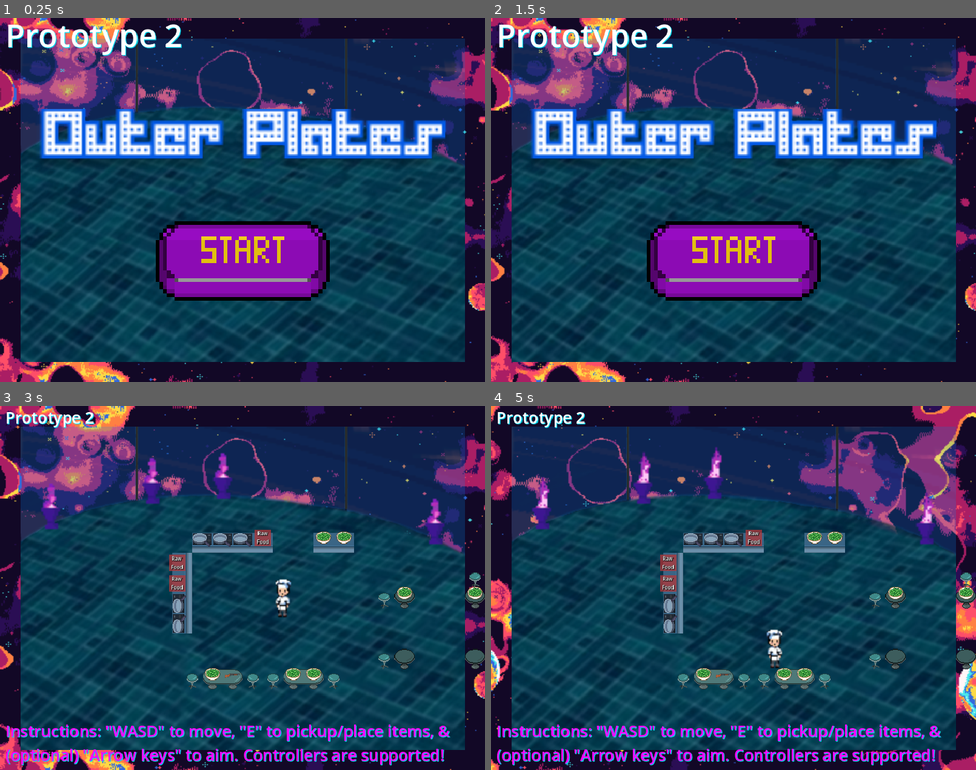
Above: before the commit, frames 1-4 (two rows, left to right).
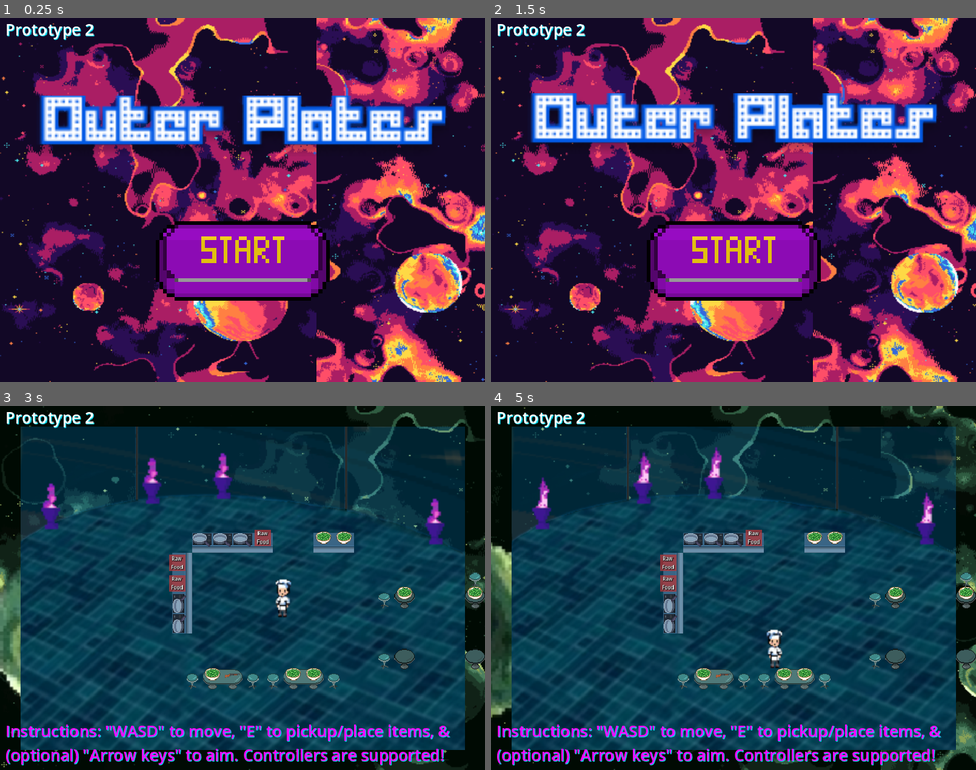
Above: after the commit, the same moments.

Repository: Alexander-Worley/Outer-Plates
Game: Godot game, scene res://Scenes/MainMenu/mainMenu.tscn
The game is run twice, just before and just after one commit, with the same random seed, the same clock (stepped at 60 frames per second) and the same inputs.
Inputs (mouse positions are in pixels of both pictures, inside the frame that each line leads up to):
- Up to frame 1 (0.25 s): no input
- Up to frame 2 (1.5 s): click (733, 261) at 0.5 s; click "Main Menu" at 1.25 s
- Up to frame 3 (3 s): click (242, 649) at 2 s; click "Main Restaurant" at 2.75 s
- Up to frame 4 (5 s): hold Right (face_right) 3.53-4.28 s; hold E (pickup) 3.53-4.28 s; hold S (down) from 4.28 s (still down); tap E (pickup) at 4.35 s

The runs differ from the first frame. In frame 1, 82% of the frame differs, in the area x 0-100%, y 0-100%; in frame 2, 82%; in frame 3, 33%; in frame 4, 33%.

Commit message:
Updated logo animation
Closes #34
Closes #4

Co-Authored-By: mattville <116237634+mattville@users.noreply.github.com>

Diff:
--- a/DevScenes/Alexander/Alexander.tscn
+++ b/DevScenes/Alexander/Alexander.tscn
@@ -7,6 +7,8 @@
 [node name="Alexander" type="Node2D"]
 
 [node name="Background" parent="." instance=ExtResource("1_1fft2")]
+scroll_offset = Vector2(-40992, 0)
+Planet = "Green Planet"
 
 [node name="Alexander" type="Label" parent="Background"]
 offset_left = 8.0
--- a/DevScenes/Andreea/Andreea.tscn
+++ b/DevScenes/Andreea/Andreea.tscn
@@ -8,6 +8,7 @@
 [node name="Andreea" type="Node2D"]
 
 [node name="Background" parent="." instance=ExtResource("1_my8l5")]
+Planet = "Green Planet"
 
 [node name="Andreea" type="Label" parent="Background"]
 offset_top = 576.0
--- a/DevScenes/Caitlin/Caitlin.tscn
+++ b/DevScenes/Caitlin/Caitlin.tscn
@@ -8,6 +8,7 @@
 [node name="Caitlin" type="Node2D"]
 
 [node name="Background" parent="." instance=ExtResource("1_g1wcd")]
+Planet = "Green Planet"
 
 [node name="Caitlin" type="Label" parent="Background"]
 offset_top = 576.0
--- a/DevScenes/Logan/Logan.tscn
+++ b/DevScenes/Logan/Logan.tscn
@@ -8,6 +8,7 @@
 [node name="Logan" type="Node2D"]
 
 [node name="Background" parent="." instance=ExtResource("1_tkrl2")]
+Planet = "Green Planet"
 
 [node name="Logan" type="Label" parent="Background"]
 offset_top = 576.0
--- a/DevScenes/Matthew/Matthew.tscn
+++ b/DevScenes/Matthew/Matthew.tscn
@@ -8,6 +8,7 @@
 [node name="Matthew" type="Node2D"]
 
 [node name="Background" parent="." instance=ExtResource("1_3v4wo")]
+Planet = "Green Planet"
 
 [node name="Matthew" type="Label" parent="Background"]
 offset_top = 576.0
--- a/DevScenes/Prototype1/Prototype1.tscn
+++ b/DevScenes/Prototype1/Prototype1.tscn
@@ -310,6 +310,7 @@
                         2. \"Space\" to pickup/place items."
 
 [node name="Background" parent="." instance=ExtResource("9_4yv7r")]
+Planet = "Green Planet"
 
 [node name="Prototype 1" type="Label" parent="Background"]
 offset_top = 576.0
--- a/Scenes/Background/background.gd
+++ b/Scenes/Background/background.gd
@@ -1,12 +1,20 @@
+@tool
 extends ParallaxBackground
 
 const SCROLL_SPEED: int = 100
-const LOGO_AMPLITUDE: float = 1.0
-const LOGO_FREQUENCY: float = 1.0
+const LOGO_AMPLITUDE: float = 20.0
+const LOGO_FREQUENCY: float = 2.0
+const LOGO_DEFAULT_POSITION = Vector2(384, 160)
+var time: float = 0
 const BG_TEXTURES = {
 	"Main Menu": preload("res://Assets/BGs/mainMenuBG.png"),
 	"Green Planet": preload("res://Assets/BGs/greenPlanetBG.png"),
 	"Blue Planet": preload("res://Assets/BGs/bluePlanetBG.png")
+}
+const LOGO_SPRITES = {
+	"Main Menu": preload("res://Assets/UI/outer-plates-logo.png"),
+	"Green Planet": null,
+	"Blue Planet": null
 }
 const DINER_TEXTURES = {
 	"Main Menu": null,
@@ -15,12 +23,21 @@
 }
 @export_category("Developer Tools :0")
 @export_enum("Main Menu", "Green Planet", "Blue Planet") var Planet = "Main Menu"
-@onready var backgroundTexture = $BG/BackgroundTexture.texture
-@onready var dinerTexture = $DinerTexture.texture
+@onready var backgroundTexture = $BG/BackgroundTexture
+@onready var dinerTexture = $DinerTexture
+@onready var logo = $Logo
 
 func _ready():
-	backgroundTexture = BG_TEXTURES[Planet]
-	dinerTexture = DINER_TEXTURES[Planet]
+	backgroundTexture.texture = BG_TEXTURES[Planet]
+	logo.texture = LOGO_SPRITES[Planet]
+	dinerTexture.texture = DINER_TEXTURES[Planet]
 
 func _process(delta):
 	scroll_offset.x -= SCROLL_SPEED * delta
+	if logo.texture:
+		time += delta * LOGO_FREQUENCY
+		logo.position = LOGO_DEFAULT_POSITION + Vector2(0, sin(time) * LOGO_AMPLITUDE)
+
+func _physics_process(_delta):
+	# Update textures in the editor interface
+	if Engine.is_editor_hint(): _ready()
--- a/Scenes/Background/background.tscn
+++ b/Scenes/Background/background.tscn
@@ -2,7 +2,7 @@
 
 [ext_resource type="Texture2D" uid="uid://b2vslko42kst5" path="res://Assets/BGs/mainMenuBG.png" id="1_2gtax"]
 [ext_resource type="Script" path="res://Scenes/Background/background.gd" id="1_sqvij"]
-[ext_resource type="Texture2D" uid="uid://bu6tn7cysqhjy" path="res://Assets/BGs/greenPlanetDiner.png" id="3_caqmj"]
+[ext_resource type="Texture2D" uid="uid://bxqrrr2jelsf5" path="res://Assets/UI/outer-plates-logo.png" id="3_o71y2"]
 
 [sub_resource type="RectangleShape2D" id="RectangleShape2D_5t4l2"]
 size = Vector2(10, 336)
@@ -14,6 +14,7 @@
 size = Vector2(704, 4)
 
 [node name="Background" type="ParallaxBackground"]
+scroll_offset = Vector2(-37096.5, 0)
 script = ExtResource("1_sqvij")
 
 [node name="BG" type="ParallaxLayer" parent="."]
@@ -24,10 +25,14 @@
 scale = Vector2(1.8, 1.6)
 texture = ExtResource("1_2gtax")
 
+[node name="Logo" type="Sprite2D" parent="."]
+position = Vector2(384, 160)
+scale = Vector2(3, 3)
+texture = ExtResource("3_o71y2")
+
 [node name="DinerTexture" type="Sprite2D" parent="."]
 position = Vector2(384, 288)
 scale = Vector2(1.1, 1.42222)
-texture = ExtResource("3_caqmj")
 
 [node name="Boundaries" type="Node2D" parent="."]
 
--- a/Scenes/MainMenu/mainMenu.tscn
+++ b/Scenes/MainMenu/mainMenu.tscn
@@ -1,8 +1,7 @@
-[gd_scene load_steps=7 format=3 uid="uid://f6tgbob7uydx"]
+[gd_scene load_steps=6 format=3 uid="uid://f6tgbob7uydx"]
 
 [ext_resource type="PackedScene" uid="uid://c25l7bpom1gm4" path="res://Scenes/Background/background.tscn" id="1_0v6ry"]
 [ext_resource type="Script" path="res://Scenes/MainMenu/mainMenu.gd" id="1_ncq7n"]
-[ext_resource type="Texture2D" uid="uid://bxqrrr2jelsf5" path="res://Assets/UI/outer-plates-logo.png" id="3_04o3f"]
 [ext_resource type="Texture2D" uid="uid://cwv4k3jb73ulm" path="res://Assets/UI/startButton.png" id="3_slenx"]
 
 [sub_resource type="AtlasTexture" id="AtlasTexture_grw4p"]
@@ -19,22 +18,16 @@
 script = ExtResource("1_ncq7n")
 
 [node name="Background" parent="." instance=ExtResource("1_0v6ry")]
-
-[node name="Logo" type="Sprite2D" parent="Background"]
-position = Vector2(384, 192)
-scale = Vector2(3, 3)
-texture = ExtResource("3_04o3f")
+scroll_offset = Vector2(-39794.2, 0)
 
 [node name="Prototype 2" type="Label" parent="Background"]
 offset_left = 8.0
-offset_top = -8.0
-offset_right = 292.0
-offset_bottom = 64.0
+offset_right = 152.0
+offset_bottom = 40.0
 theme_override_colors/font_color = Color(1, 1, 1, 1)
 theme_override_colors/font_shadow_color = Color(0, 0.862745, 0.94902, 1)
-theme_override_font_sizes/font_size = 50
+theme_override_font_sizes/font_size = 25
 text = "Prototype 2"
-metadata/_edit_use_anchors_ = true
 
 [node name="startButton" type="TextureButton" parent="."]
 offset_left = 240.0
--- a/Scenes/Restaurant/restaurant.tscn
+++ b/Scenes/Restaurant/restaurant.tscn
@@ -17,6 +17,7 @@
 [node name="Environment" type="Node2D" parent="."]
 
 [node name="Background" parent="Environment" instance=ExtResource("1_t7iru")]
+scroll_offset = Vector2(-1470.65, 0)
 Planet = "Green Planet"
 
 [node name="Prototype 2" type="Label" parent="Environment/Background"]
